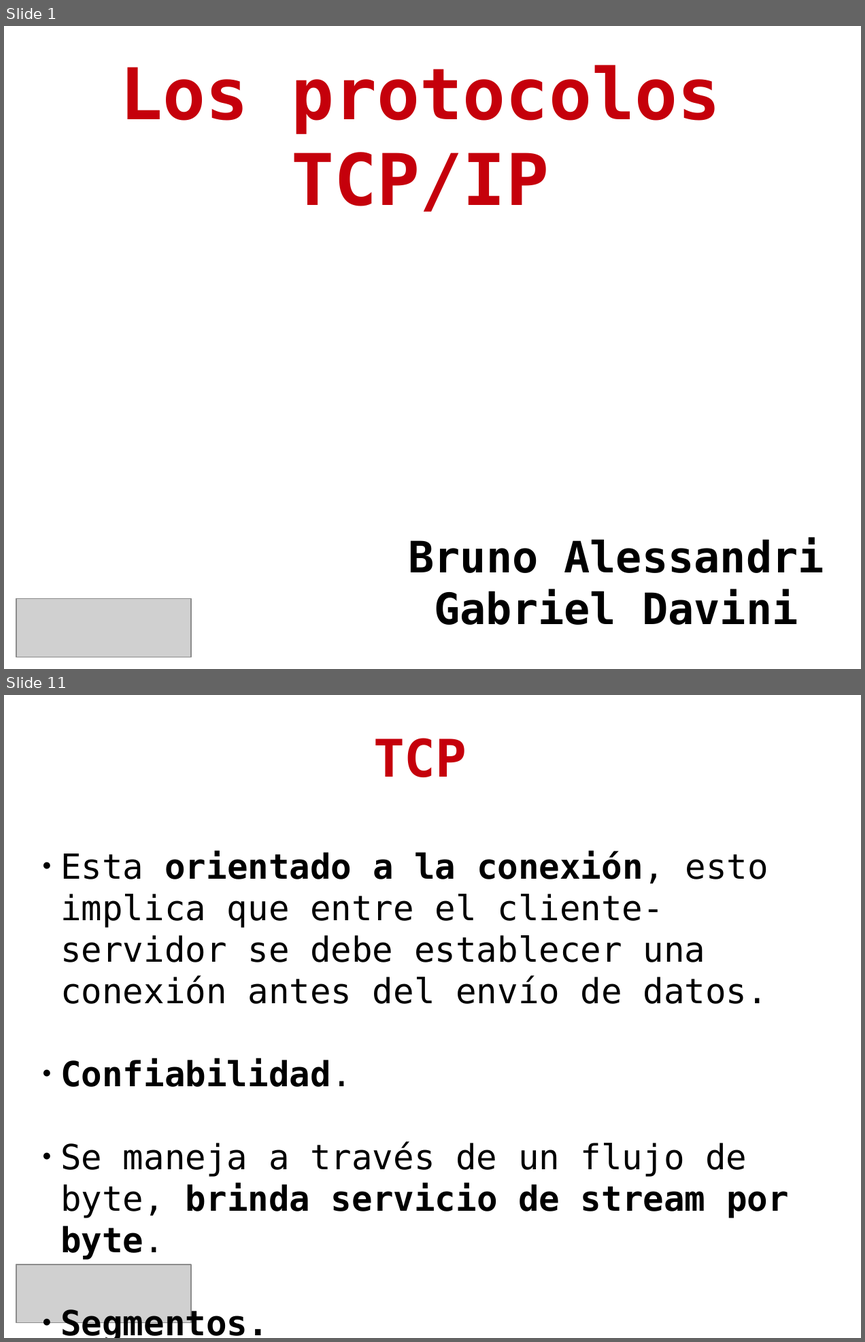
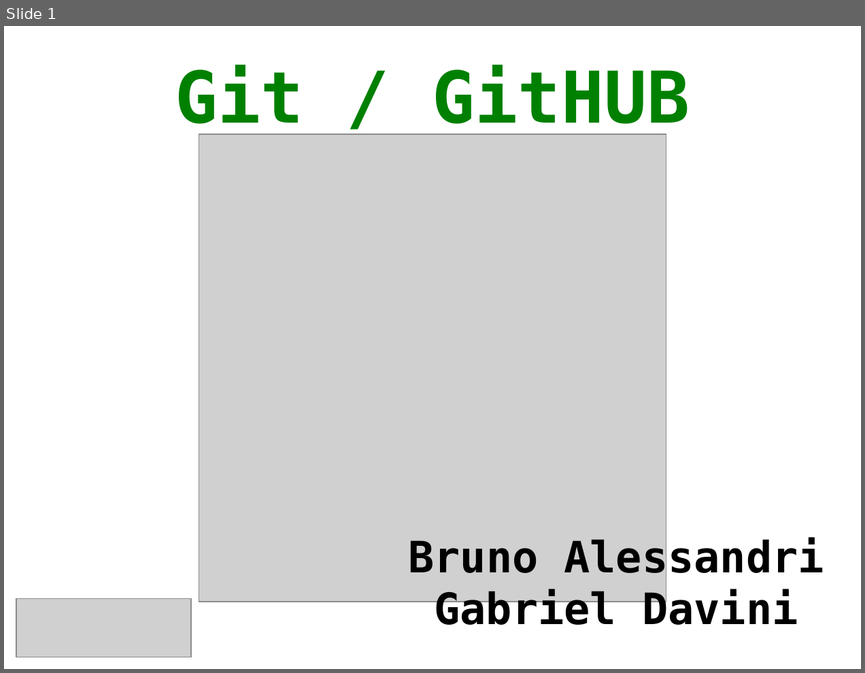
Before and after one commit to gabrielo77/TP_Git-GitHUB_CyR_UTNFRRo_2014, a slide deck: git_github.odp. Shown one above the other, each under a label of ours: slides 1 and 11 before the commit, slide 1 after it; the slides between them are not shown. The pictures are 865x1342 and 865x673 pixels, drawn with LibreOffice and Linux fonts; fonts in the diff are those of the drawing; grey boxes stand for pictures; background and template pictures are left out. Boxes give left, top, right and bottom in pixels: in the first picture for what was removed or moved away, otherwise in the second. Text is boxed around its words. In the diff, an @@ line names an element or a change of style, - is before the commit and + after.

```diff
--- a/git_github.odp
+++ b/git_github.odp
@@ slide 11 removed at <box>4,695,861,1338</box>, background #FFFFFF @@
@@ title removed at <box>373,738,467,777</box> @@
-TCP
@@ text removed at <box>60,850,789,1259</box> @@
-● Esta orientado a la conexión, esto implica que entre el cliente- servidor se debe establecer una conexión antes del envío de datos.
-● Confiabilidad.
-● Se maneja a través de un flujo de byte, brinda servicio de stream por byte.
-● Segmentos.
@@ picture removed at <box>16,1264,192,1323</box> @@
@@ slide 1 changed as well @@
@@ title at <box>175,65,689,137</box>: text changed; text colour #C5000B to #008000 @@
-Los protocolos TCP/IP
+Git / GitHUB
@@ picture added at <box>199,134,666,601</box> @@
```
Also in this commit, not shown: 2 other slides changed, 16 slides added, 12 other slides removed, 1 other file.
